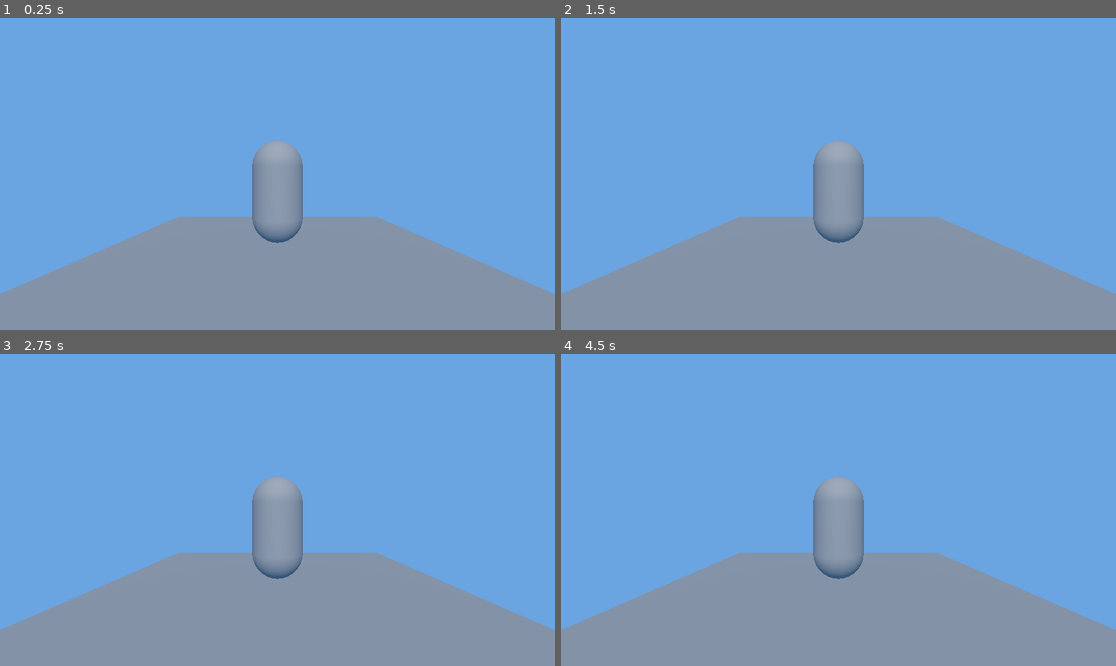
Above: before the commit, frames 1-4 (two rows, left to right).
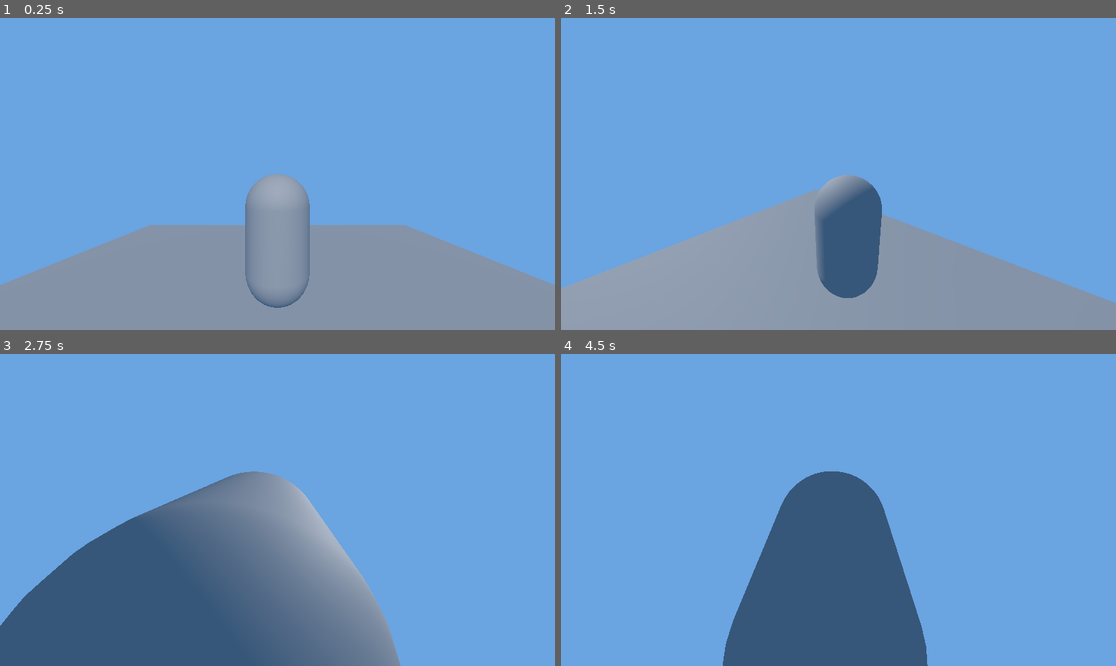
Above: after the commit, the same moments.

Repository: lewisjga/godot-learn
Game: Godot game, scene res://main.tscn
Two runs of this game, one before a commit and one after it. Both use one fixed random seed, a clock stepped at 60 frames per second and the inputs below.
Inputs (mouse positions are in pixels of both pictures, inside the frame that each line leads up to):
- Up to frame 1 (0.25 s): no input
- Up to frame 2 (1.5 s): tap Enter at 0.5 s; move the mouse to (960, 158) at 0.52 s; hold Right (ui_right) 0.53-1.28 s; move the mouse to (727, 189) at 1.27 s; hold Down (ui_down) from 1.28 s (still down)
- Up to frame 3 (2.75 s): move the mouse to (333, 441) at 2.02 s; release Down (ui_down) at 2.03 s; hold Right (ui_right) from 2.03 s (still down)
- Up to frame 4 (4.5 s): tap Space at 2.75 s; move the mouse to (810, 572) at 2.77 s; release Right (ui_right) at 2.78 s; hold Up (ui_up) 2.78-3.53 s; move the mouse to (1005, 556) at 3.52 s; hold Left (ui_left) from 3.53 s (still down); move the mouse to (672, 463) at 4.27 s

The runs differ from the first frame. In frame 1, 3.8% of the frame differs, in the area x 0-100%, y 39-93%; in frame 2, 6.9%; in frame 3, 34%, in the area x 0-100%, y 37-100%; in frame 4, 33%.

Commit message:
Committing all changes for portability

Diff:
--- a/main.tscn
+++ b/main.tscn
@@ -8,9 +8,10 @@
 [sub_resource type="CapsuleMesh" id="CapsuleMesh_0xm2m"]
 
 [sub_resource type="PlaneMesh" id="PlaneMesh_h2yge"]
+size = Vector2(10, 10)
 
-[sub_resource type="ConcavePolygonShape3D" id="ConcavePolygonShape3D_1bvp3"]
-data = PackedVector3Array(1, 0, 1, -1, 0, 1, 1, 0, -1, -1, 0, 1, -1, 0, -1, 1, 0, -1)
+[sub_resource type="BoxShape3D" id="BoxShape3D_0xm2m"]
+size = Vector3(10, 0.001, 10)
 
 [sub_resource type="Environment" id="Environment_0xm2m"]
 background_mode = 1
@@ -22,12 +23,18 @@
 [node name="Main" type="Node" unique_id=206896082]
 script = ExtResource("1_ig7tw")
 
-[node name="Camera3D" type="Camera3D" parent="." unique_id=257386215]
-transform = Transform3D(1, 0, 0, 0, 1, 0, 0, 0, 1, 0, 1.5352349, 3.8700519)
-
 [node name="Player" type="CharacterBody3D" parent="." unique_id=1916642939]
 transform = Transform3D(1, 0, 0, 0, 1, 0, 0, 0, 1, 0, 1.1894561, 0)
+collision_layer = 2
 script = ExtResource("2_0xm2m")
+
+[node name="CameraPivot" type="Node3D" parent="Player" unique_id=2004060448]
+transform = Transform3D(1, 0, 0, 0, 1, 0, 0, 0, 1, 0, 1, 0)
+
+[node name="SpringArm3D" type="SpringArm3D" parent="Player/CameraPivot" unique_id=892382402]
+spring_length = 3.0
+
+[node name="PlayerCam" type="Camera3D" parent="Player/CameraPivot/SpringArm3D" unique_id=1638953015]
 
 [node name="CollisionShape3D" type="CollisionShape3D" parent="Player" unique_id=1322513204]
 shape = SubResource("CapsuleShape3D_ig7tw")
@@ -40,12 +47,11 @@
 top_level = true
 
 [node name="MeshInstance3D" type="MeshInstance3D" parent="Plane" unique_id=1817208090]
-transform = Transform3D(3.548256, 0, 0, 0, 1, 0, 0, 0, 3.4007096, 0, 0, 0)
+layers = 3
 mesh = SubResource("PlaneMesh_h2yge")
 
-[node name="CollisionShape3D" type="CollisionShape3D" parent="Plane" unique_id=1843400070]
-transform = Transform3D(3.548256, 0, 0, 0, 1, 0, 0, 0, 3.4007096, 0, 0, 0)
-shape = SubResource("ConcavePolygonShape3D_1bvp3")
+[node name="CollisionShape3D" type="CollisionShape3D" parent="Plane" unique_id=885976002]
+shape = SubResource("BoxShape3D_0xm2m")
 
 [node name="WorldEnvironment" type="WorldEnvironment" parent="." unique_id=696044930]
 environment = SubResource("Environment_0xm2m")
--- a/player.gd
+++ b/player.gd
@@ -1,8 +1,18 @@
 extends CharacterBody3D
 
+@onready var _camera := $CameraPivot/SpringArm3D/PlayerCam as Camera3D
+@onready var _camera_pivot := $CameraPivot as Node3D
 
+@export_range(0.0, 1.0) var mouse_sensitivity = 0.01
+@export var tilt_limit = deg_to_rad(75)
 @export var total_compensation = 300
 @export var player_name = "Gary"
+@export var speed = 5.0
+@export var acceleration = 4.0
+@export var jump_speed = 8.0
+
+var gravity = ProjectSettings.get_setting("physics/3d/default_gravity")
+var jumping = false
 
 
 signal tc_changed(new_tc)
@@ -15,3 +25,28 @@
 	if Input.is_action_just_pressed("ui_down"):
 		total_compensation -= 50
 		tc_changed.emit(total_compensation)
+
+
+func _physics_process(delta):
+	velocity.y += -gravity * delta
+	get_move_input(delta)
+
+	move_and_slide()
+
+
+func _unhandled_input(event: InputEvent) -> void:
+	# Mouselook implemented using `screen_relative` for resolution-independent sensitivity.
+	if event is InputEventMouseMotion:
+		_camera_pivot.rotation.x -= event.screen_relative.y * mouse_sensitivity
+		# Prevent the camera from rotating too far up or down.
+		_camera_pivot.rotation.x = clampf(_camera_pivot.rotation.x, -tilt_limit, tilt_limit)
+		_camera_pivot.rotation.y += -event.screen_relative.x * mouse_sensitivity
+
+
+func get_move_input(delta):
+	var vy = velocity.y
+	velocity.y = 0
+	var input = Input.get_vector("ui_left", "ui_right", "ui_up", "ui_down")
+	var dir = Vector3(input.x, 0, input.y).rotated(Vector3.UP, _camera_pivot.rotation.y)
+	velocity = lerp(velocity, dir * speed, acceleration * delta)
+	velocity.y = vy
Not shown, added: worldscene.png.import
